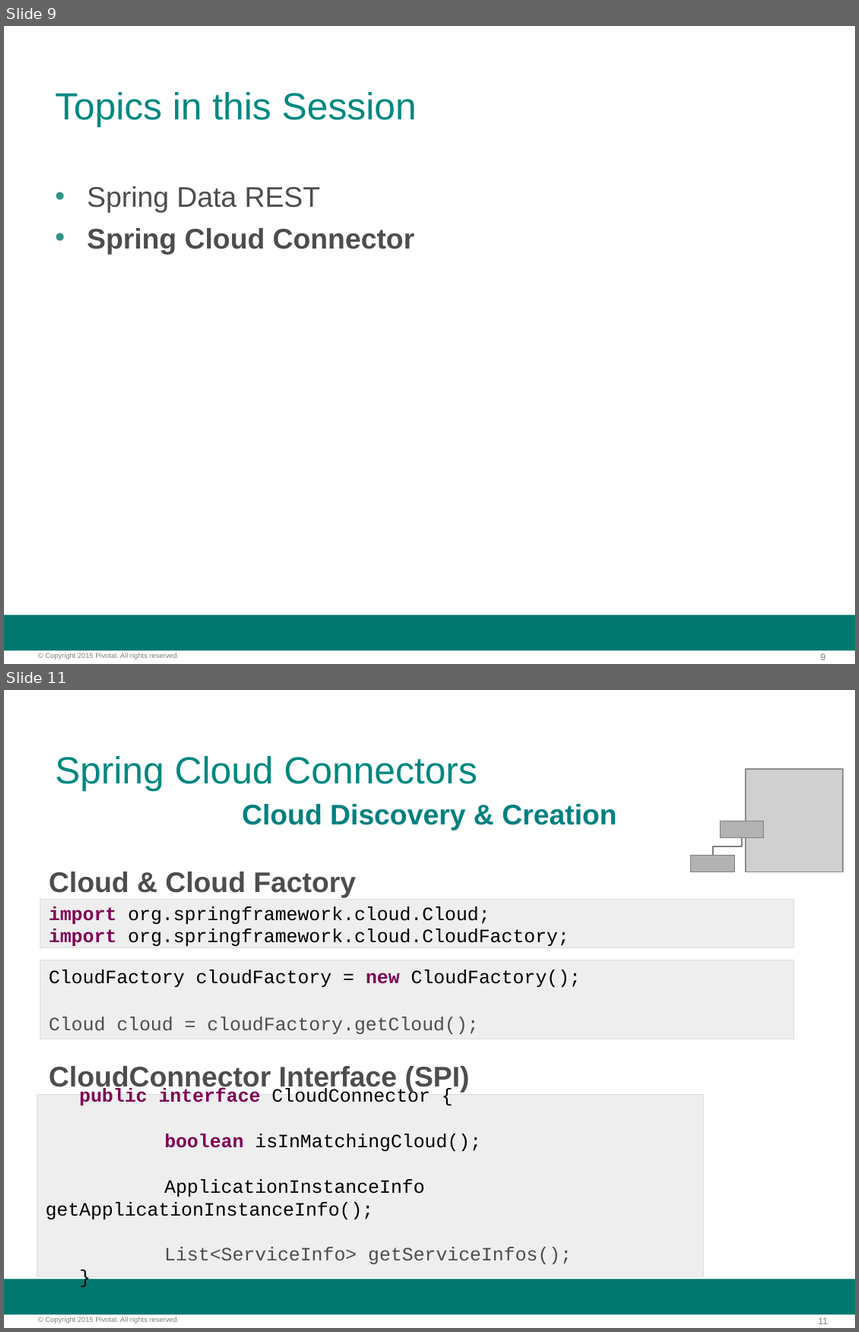
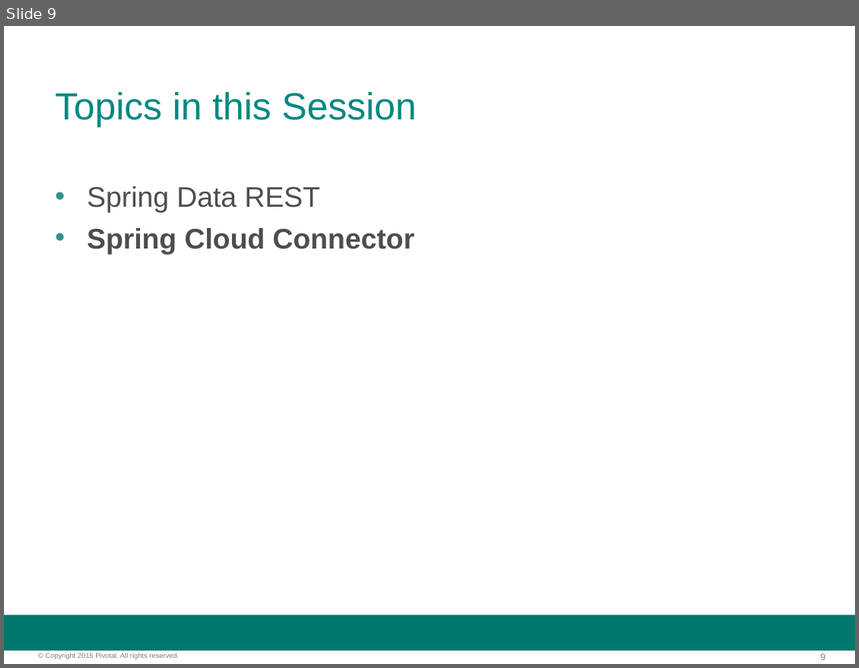
Before and after one commit to ChenLinBo/MigratingAMonolithApplicationToCloudNative, a slide deck: sessions/slides/session-03-rest-cloud-connector.odp. Shown one above the other, each under a label of ours: slides 9 and 11 before the commit, slide 9 after it; the slides between them are not shown. The pictures are 859x1332 and 859x668 pixels, drawn with LibreOffice and Linux fonts; fonts in the diff are those of the drawing; grey boxes stand for pictures; background and template pictures are left out. Boxes give left, top, right and bottom in pixels: in the first picture for what was removed or moved away, otherwise in the second. Text is boxed around its words. In the diff, an @@ line names an element or a change of style, - is before the commit and + after.

Commit message:
03 cloud connector slides - improved examples

```diff
--- a/sessions/slides/session-03-rest-cloud-connector.odp
+++ b/sessions/slides/session-03-rest-cloud-connector.odp
@@ slide 11 removed at [4,690,855,1328], background #FFFFFF; not listed: 3 template elements that a slide beside it also shows @@
@@ title removed at [55,756,477,791] @@
-Spring Cloud Connectors
@@ picture removed at [746,769,842,872] @@
@@ text removed at [242,804,617,831] @@
-Cloud Discovery & Creation
@@ rectangle removed at [720,821,763,838] @@
@@ elbow line removed from (713, 855) to (742, 838) @@
@@ text removed at [49,872,356,898] @@
-Cloud & Cloud Factory
@@ rectangle removed at [691,855,734,872] @@
@@ rectangle removed at [40,900,794,948] @@
-import org.springframework.cloud.Cloud;
-import org.springframework.cloud.CloudFactory;
@@ rectangle removed at [40,961,794,1040] @@
-CloudFactory cloudFactory = new CloudFactory();
-Cloud cloud = cloudFactory.getCloud();
@@ text removed at [49,1066,470,1092] @@
-CloudConnector Interface (SPI)
@@ rectangle removed at [37,1094,704,1277] @@
-public interface CloudConnector {
-boolean isInMatchingCloud();
-ApplicationInstanceInfo getApplicationInstanceInfo();
-List<ServiceInfo> getServiceInfos();
-}
```
Also in this commit, not shown: 2 slides changed, 1 slide added, 3 other slides removed, 2 other files.
